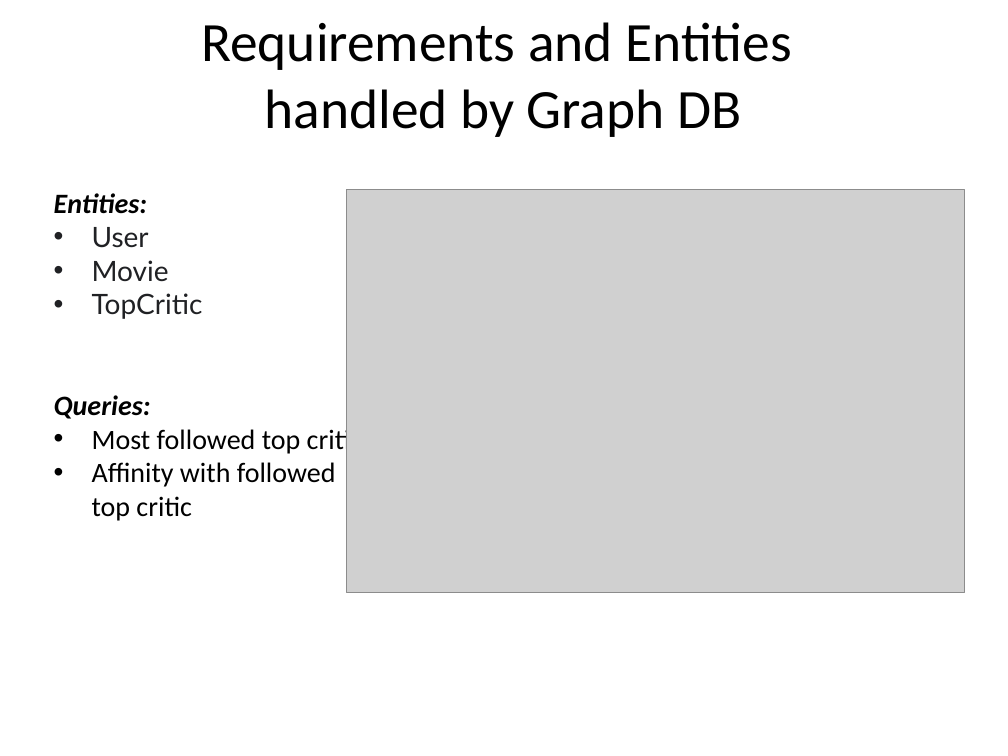
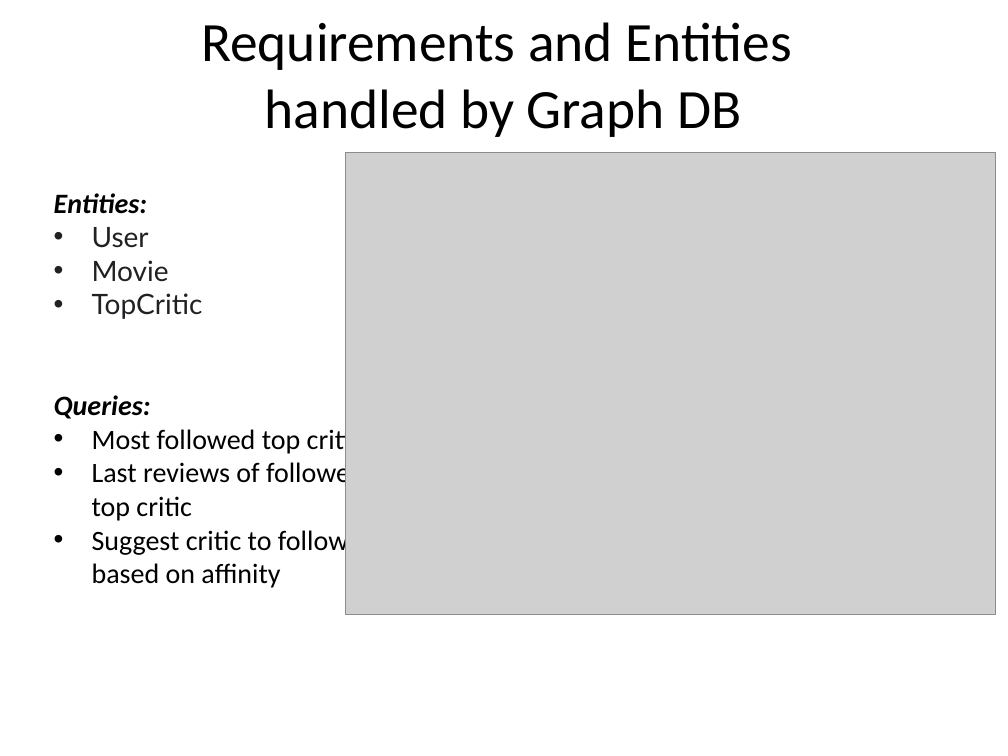
Before and after one commit to glmquint/RottenMovies, a slide deck: slide 7 of Presentazione.pptx. Drawn at 1008x756 pixels with LibreOffice and Linux fonts; fonts in the diff are those of the drawing; grey boxes stand for pictures; background and template pictures are left out. Boxes give left, top, right and bottom in pixels: in the first picture for what was removed or moved away, otherwise in the second. Text is boxed around its words. In the diff, an @@ line names an element or a change of style, - is before the commit and + after.

```diff
--- a/Presentazione.pptx
+++ b/Presentazione.pptx
@@ picture: place and size @@
-picture at <box>347,190,965,593</box>
+picture at <box>346,152,996,615</box>
@@ text at <box>92,459,365,588</box>: text changed @@
-• Affinity with followed top critic
+• Last reviews of followed top critic
+• Suggest critic to follow based on affinity
```
Also in this commit, not shown: 6 other slides changed, 5 other files.
